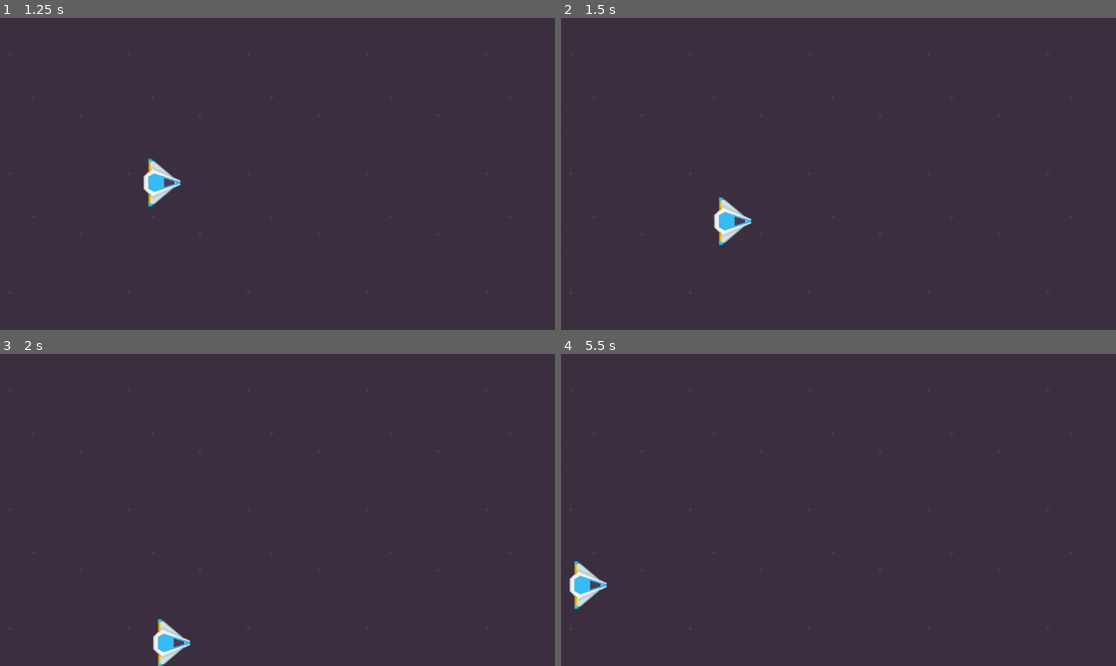
Above: before the commit, frames 1-4 (two rows, left to right).
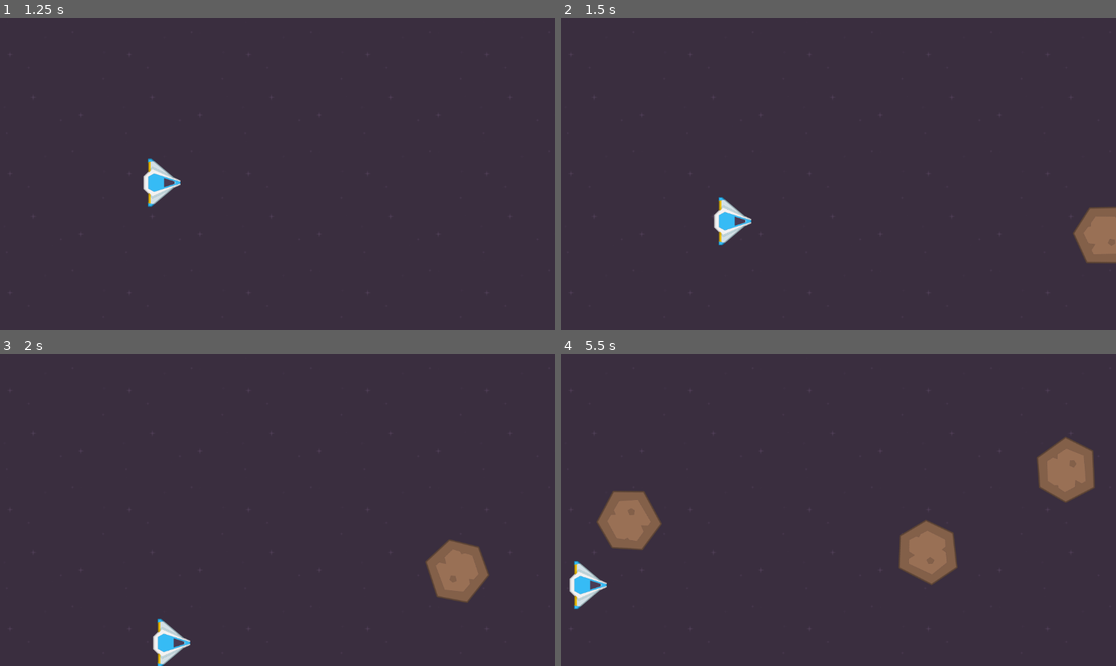
Above: after the commit, the same moments.

Repository: Precursos/Asteroid-Shooter
Game: Godot game, scene res://scenes/main/main.tscn
Two runs of this game, one before a commit and one after it. Both use one fixed random seed, a clock stepped at 60 frames per second and the inputs below.
Inputs:
- Up to frame 1 (1.25 s): tap Enter at 0.5 s; hold Right (move_right) from 0.53 s (still down)
- Up to frame 2 (1.5 s): release Right (move_right) at 1.28 s; hold Down (move_down) from 1.28 s (still down)
- Up to frame 3 (2 s): keep holding Down (move_down)
- Up to frame 4 (5.5 s): release Down (move_down) at 2.03 s; hold Right (move_right) 2.03-2.78 s; hold Up (move_up) 2.78-3.53 s; hold Left (move_left) 3.53-5.03 s; hold Down (move_down) from 5.03 s (still down)

Frame 1 is identical in both runs. In frame 2, 1.1% of the frame differs, in the area x 92-100%, y 60-79%; in frame 3, 1.6%; in frame 4, 4.8%, in the area x 6-97%, y 26-74%.
Error before the commit: Parse Error: Identifier "random_speed" not declared in the current scope. (res://scenes/asteroids/big_asteroid.gd:10)

Commit message:
Configuración de velocidad de asteroides y de rotacion

Diff:
--- a/scenes/asteroids/big_asteroid.gd
+++ b/scenes/asteroids/big_asteroid.gd
@@ -1,10 +1,23 @@
 extends Area2D
 
-@export var speed:float
+@export var min_speed: float
+@export var max_speed: float
+
+@export var min_rotation_speed: float
+@export var max_rotation_speed: float
+
+var random_speed
+var random_speed_rotation
 
 func _ready():
-	pass
+	random_speed = randf_range(min_speed, max_speed)
+	random_speed_rotation = randf_range(min_rotation_speed, max_rotation_speed)
 
+
+#Leer documetación.
+#Delta es el tiempo entre frames por segundo
 
 func _process(delta):
 	position.x -= random_speed * delta
+	#Si en vez de poner un "+" se pone un "-" la rotación se invierte
+	rotation_degrees += random_speed_rotation * delta
--- a/scenes/asteroids/big_asteroid.tscn
+++ b/scenes/asteroids/big_asteroid.tscn
@@ -9,7 +9,10 @@
 [node name="BigAsteroid" type="Area2D"]
 scale = Vector2(0.7, 0.7)
 script = ExtResource("1_ogut5")
-speed = 250.0
+min_speed = 300.0
+max_speed = 600.0
+min_rotation_speed = -180.0
+max_rotation_speed = 200.0
 metadata/_edit_group_ = true
 
 [node name="Sprite2D" type="Sprite2D" parent="."]
